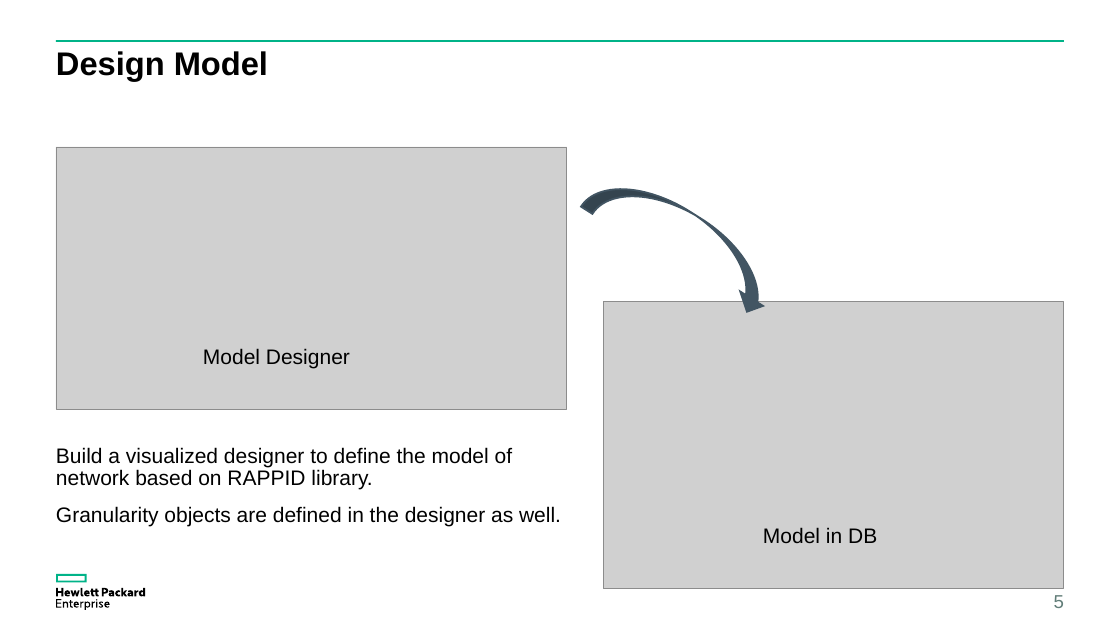
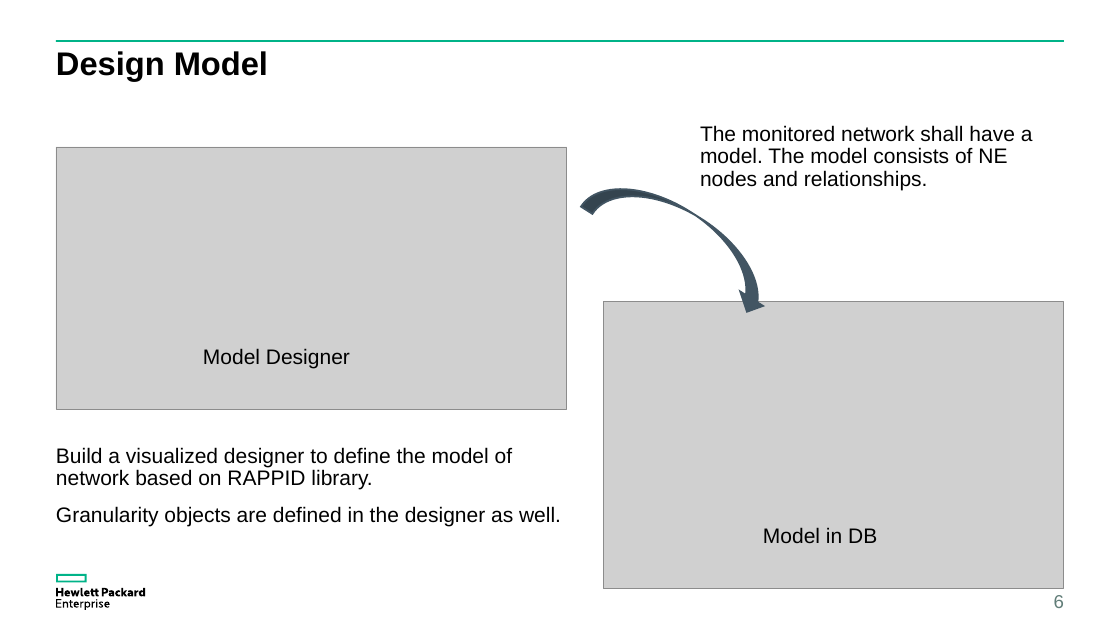
Before and after one commit to yzgang76/MPM, a slide deck: slide 6 of doc/MPM idea.pptx (slide 5 before the commit). Drawn at 1120x630 pixels with LibreOffice and Linux fonts; fonts in the diff are those of the drawing; grey boxes stand for pictures. Boxes give left, top, right and bottom in pixels: in the first picture for what was removed or moved away, otherwise in the second. Text is boxed around its words. In the diff, an @@ line names an element or a change of style, - is before the commit and + after.

```diff
--- a/doc/MPM idea.pptx
+++ b/doc/MPM idea.pptx
@@ text added at (700, 125, 1033, 191), 18 pt, text #000000 @@
+The monitored network shall have a model. The model consists of NE nodes and relationships.
@@ page number at (1054, 595, 1064, 608): text changed @@
-5
+6
```
Also in this commit, not shown: 3 other slides changed, 1 slide added.
